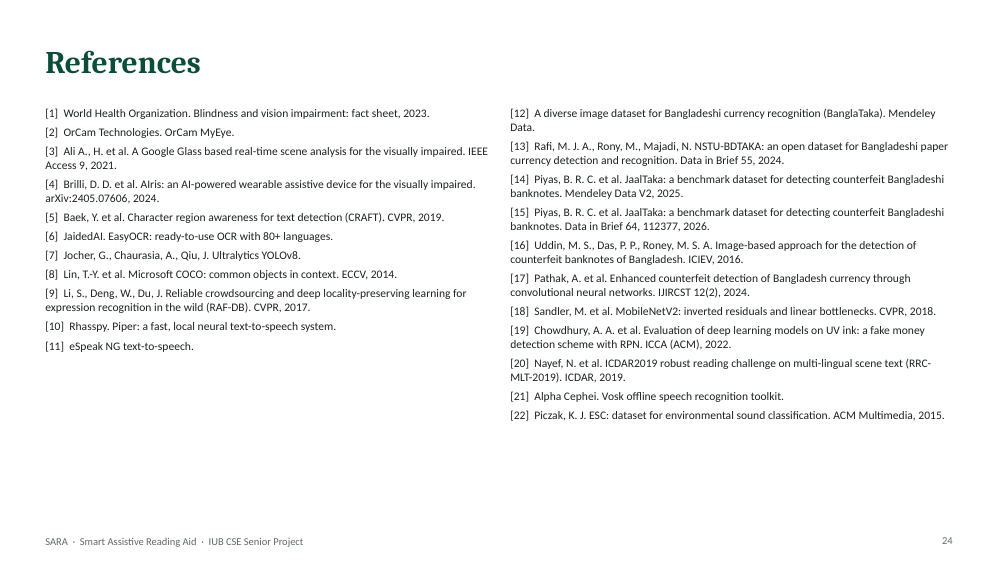
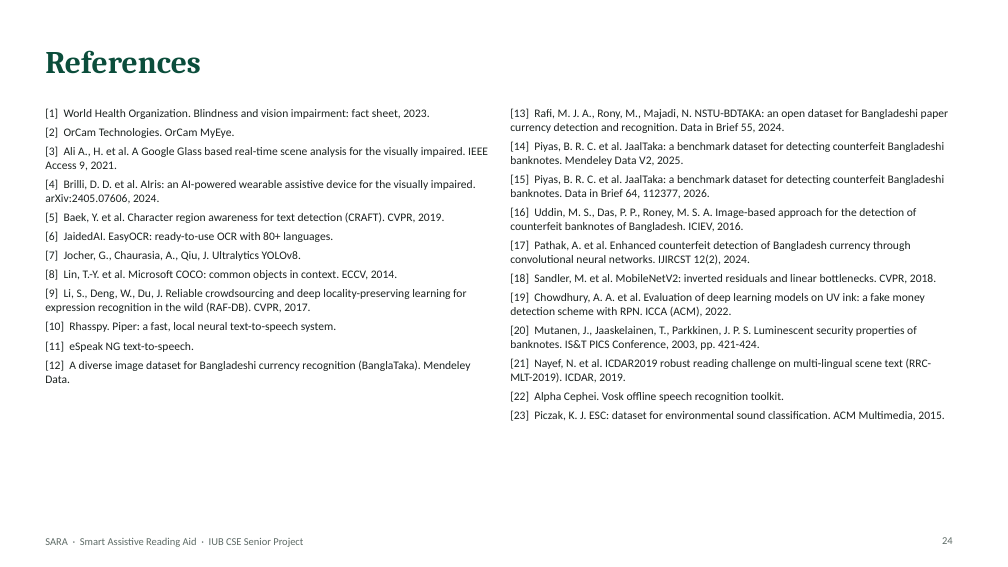
Before and after one commit to aflam330/Senior_project_wearable_glass_for_blind_people_using_ocr_and_ylo, a slide deck: slide 24 of Thesis Report and paper/thesis report/slides/SARA_Presentation.pptx. Drawn at 1008x567 pixels with LibreOffice and Linux fonts; fonts in the diff are those of the drawing. Boxes give left, top, right and bottom in pixels: in the first picture for what was removed or moved away, otherwise in the second. Text is boxed around its words. In the diff, an @@ line names an element or a change of style, - is before the commit and + after.

```diff
--- a/Thesis Report and paper/thesis report/slides/SARA_Presentation.pptx
+++ b/Thesis Report and paper/thesis report/slides/SARA_Presentation.pptx
@@ text at [510, 108, 935, 131]: paragraph removed @@
-[12] A diverse image dataset for Bangladeshi currency recognition (BanglaTaka). Mendeley Data.
@@ text at [510, 325, 944, 421]: text changed @@
-[20] Nayef, N. et al. ICDAR2019 robust reading challenge on multi-lingual scene text (RRC-MLT-2019). ICDAR, 2019.
-[21] Alpha Cephei. Vosk offline speech recognition toolkit.
-[22] Piczak, K. J. ESC: dataset for environmental sound classification. ACM Multimedia, 2015.
+[20] Mutanen, J., Jaaskelainen, T., Parkkinen, J. P. S. Luminescent security properties of banknotes. IS&T PICS Conference, 2003, pp. 421-424.
+[21] Nayef, N. et al. ICDAR2019 robust reading challenge on multi-lingual scene text (RRC-MLT-2019). ICDAR, 2019.
+[22] Alpha Cephei. Vosk offline speech recognition toolkit.
+[23] Piczak, K. J. ESC: dataset for environmental sound classification. ACM Multimedia, 2015.
@@ text at [45, 360, 470, 383]: paragraph added @@
+[12] A diverse image dataset for Bangladeshi currency recognition (BanglaTaka). Mendeley Data.
```
Also in this commit, not shown: 3 other slides changed, 9 other files.
